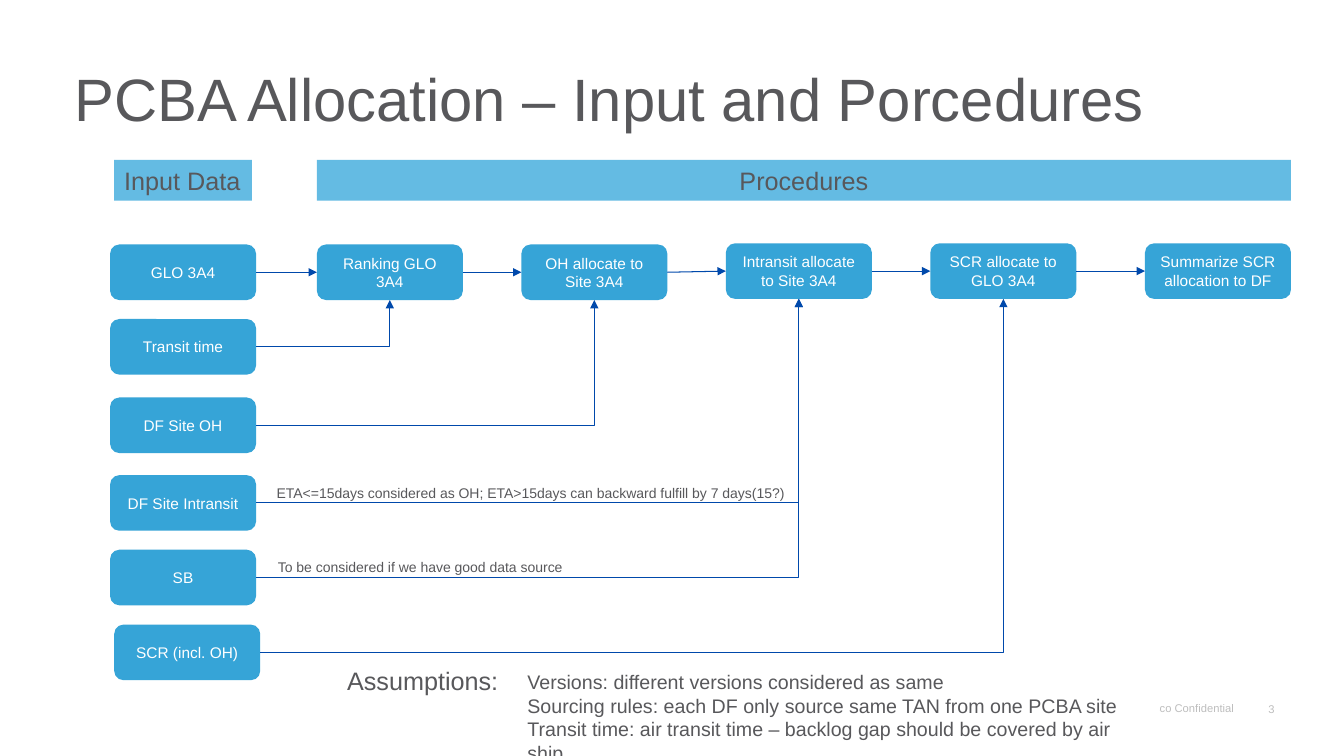
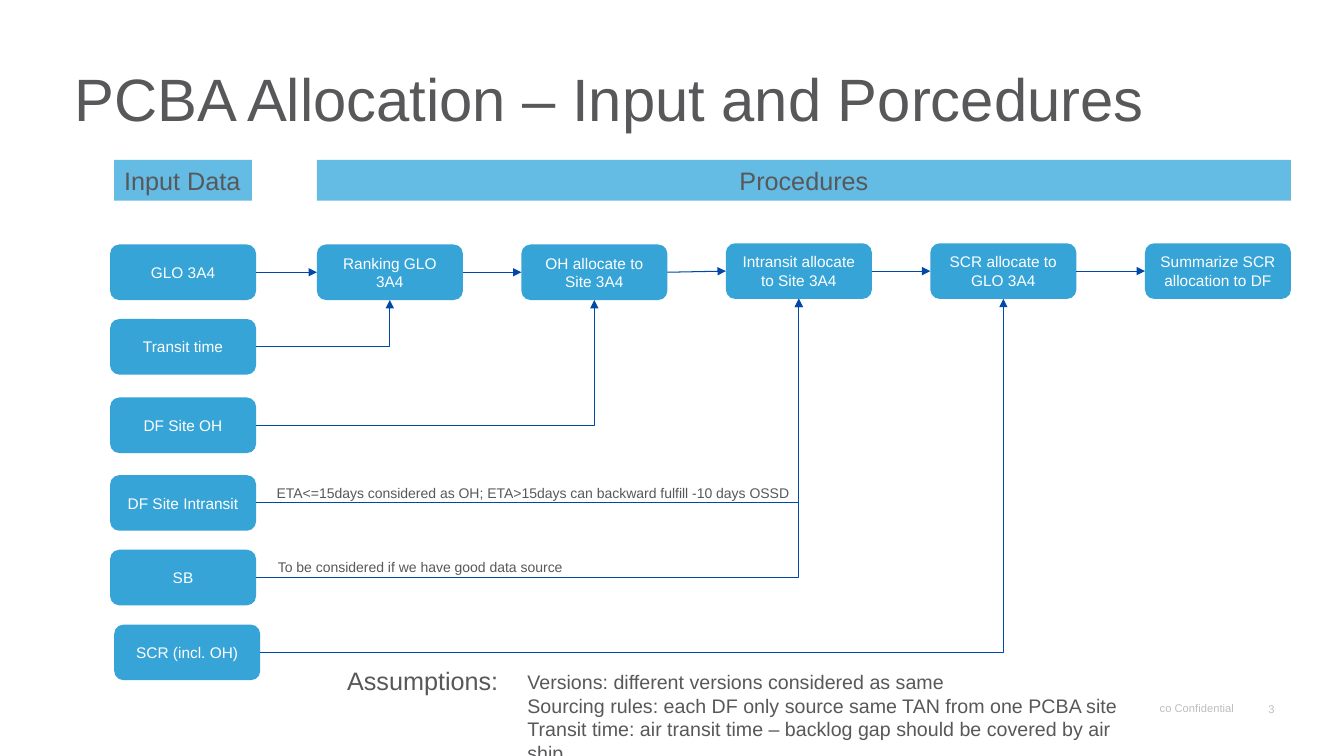
Before and after one commit to kenwang4585/pcba_allocation, a slide deck: slide 3 of PCBA allocation Sep 29.pptx. Drawn at 1344x756 pixels with LibreOffice and Linux fonts; fonts in the diff are those of the drawing; background and template pictures are left out. Boxes give left, top, right and bottom in pixels: in the first picture for what was removed or moved away, otherwise in the second. Text is boxed around its words. In the diff, an @@ line names an element or a change of style, - is before the commit and + after.

Commit message:
minor update ossd

```diff
--- a/PCBA allocation Sep 29.pptx
+++ b/PCBA allocation Sep 29.pptx
@@ text at <box>277,488,790,501</box>: text changed @@
-ETA<=15days considered as OH; ETA>15days can backward fulfill by 7 days(15?)
+ETA<=15days considered as OH; ETA>15days can backward fulfill -10 days OSSD
```
Also in this commit, not shown: 7 other files.
